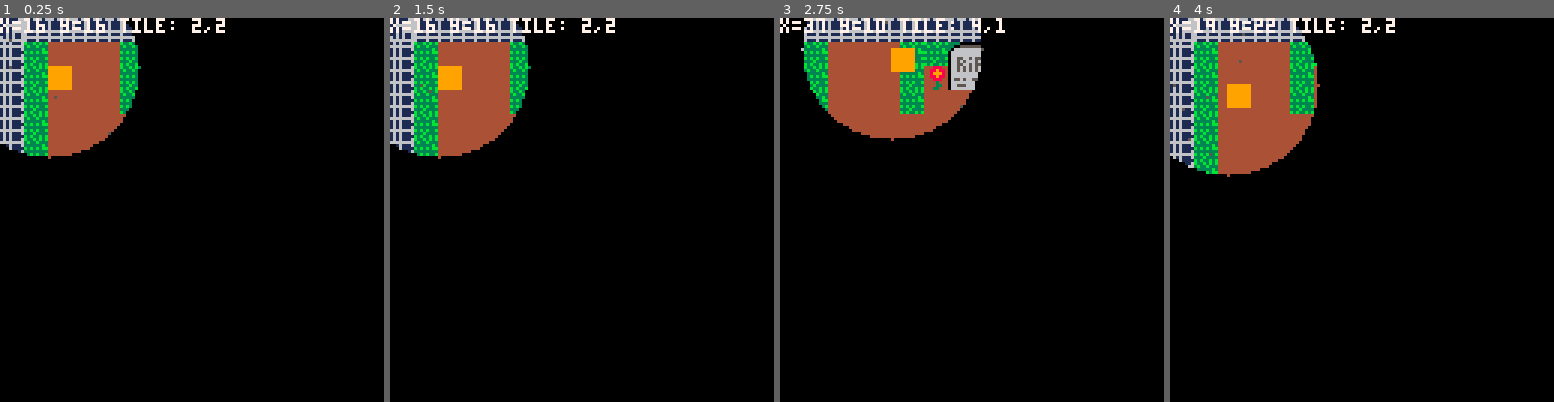
Above: before the commit, frames 1-4 (left to right).
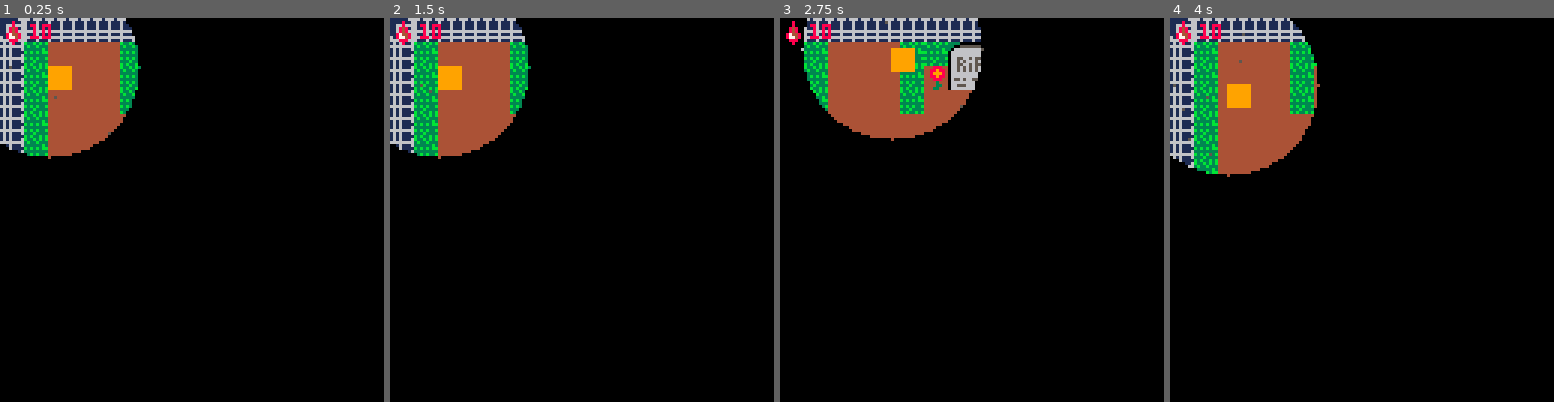
Above: after the commit, the same moments.

Repository: CarlaTabet/BitsAndBytes
Game: PICO-8 cartridge game.p8
Two runs of this game, one before a commit and one after it. Both use one fixed random seed, a clock stepped at 60 frames per second and the inputs below.
Inputs:
- Up to frame 1 (0.25 s): no input
- Up to frame 2 (1.5 s): no input
- Up to frame 3 (2.75 s): hold Right 1.6-2.1 s; hold Up 2.15-2.42 s; hold Right from 2.47 s (still down)
- Up to frame 4 (4 s): release Right at 3.03 s; hold Left 3.08-3.58 s; hold Down 3.63-3.97 s

The runs differ from the first frame. In frame 1, 1.0% of the frame differs, in the area x 0-59%, y 0-8%; in frame 2, 1.0%; in frame 3, 1.0%; in frame 4, 1.0%.

Commit message:
working on blood count

Diff:
--- a/game.p8
+++ b/game.p8
@@ -56,18 +56,16 @@
 
     map(0,0,0,0,128,64)
     spr(player.sp, player.x, player.y)
+
     if current_room == "graveyard" then
         draw_mist()
         draw_darkness()
     end
 
-    print("x="..player.x.." y="..player.y.." tile: "..flr(player.x/8)..","..flr(player.y/8), 0, 0, 7)
-
-end
-
-camera() -- reset camera for HUD
-spr(60, 1, 1)           -- blood drop sprite
-print(blood, 10, 2, 8)  -- blood count in white
+    camera()
+    spr(60, 1, 1)
+    print(blood, 10, 2, 8)
+end
 
 
 function player_update()
@@ -130,6 +128,16 @@
      pset(mx, my, 5)
    end
 end
+
+
+function player_hit_enemy()
+    blood = max(0, blood - 1)
+end
+
+function player_collect_blood()
+    blood = min(20, blood + 1)
+end
+
 
 
 __gfx__
